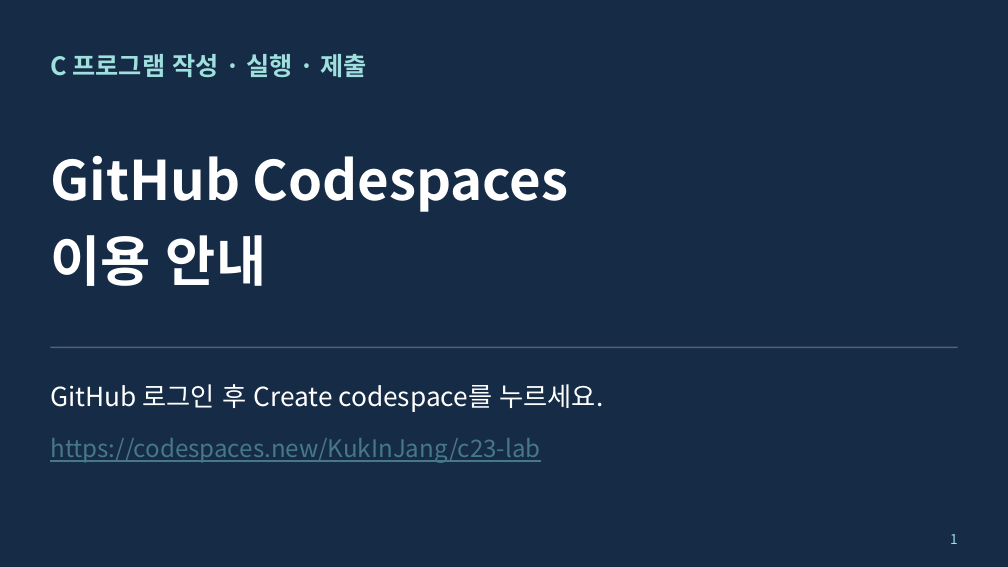
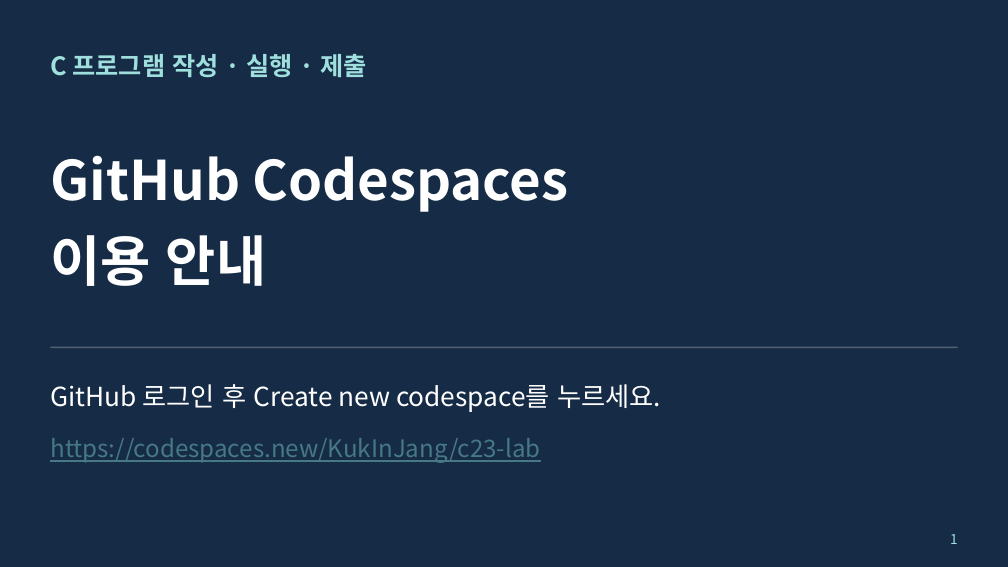
Before and after one commit to KukInJang/c23-lab, a slide deck: slide 1 of docs/GitHub_Codespaces_Student_Guide.pptx. Drawn at 1008x567 pixels with LibreOffice and Linux fonts; fonts in the diff are those of the drawing. Boxes give left, top, right and bottom in pixels: in the first picture for what was removed or moved away, otherwise in the second. Text is boxed around its words. In the diff, an @@ line names an element or a change of style, - is before the commit and + after.

```diff
--- a/docs/GitHub_Codespaces_Student_Guide.pptx
+++ b/docs/GitHub_Codespaces_Student_Guide.pptx
@@ text at (50, 384, 661, 412): text changed @@
-GitHub 로그인 후 Create codespace를 누르세요.
+GitHub 로그인 후 Create new codespace를 누르세요.
```
Also in this commit, not shown: 1 other slide changed, 1 other file.
